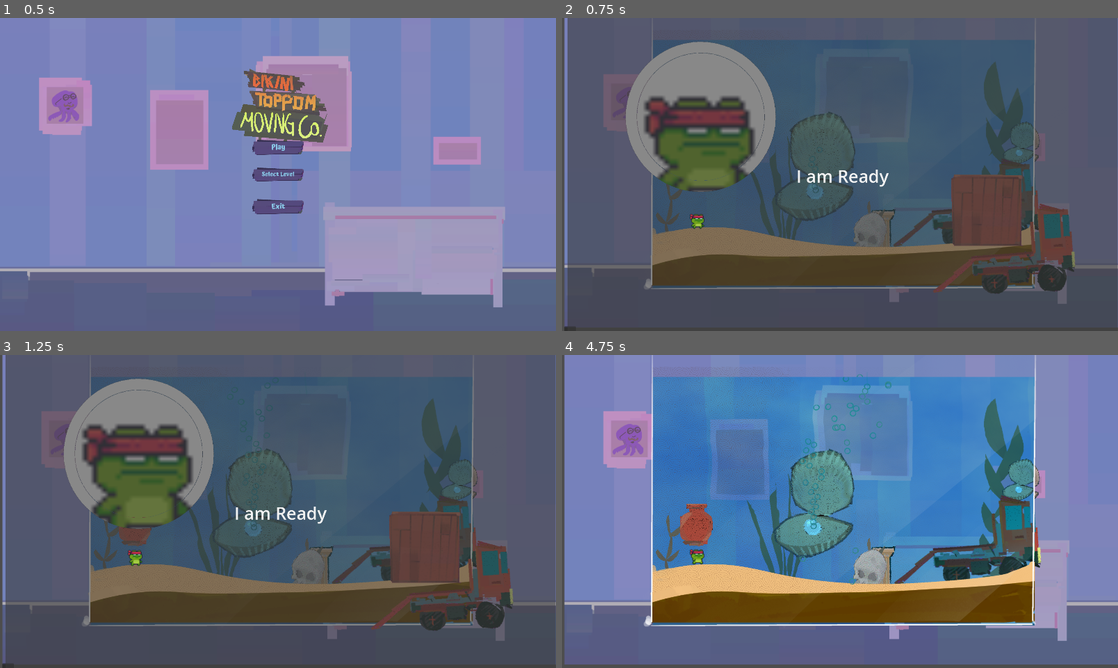
Above: before the commit, frames 1-4 (two rows, left to right).
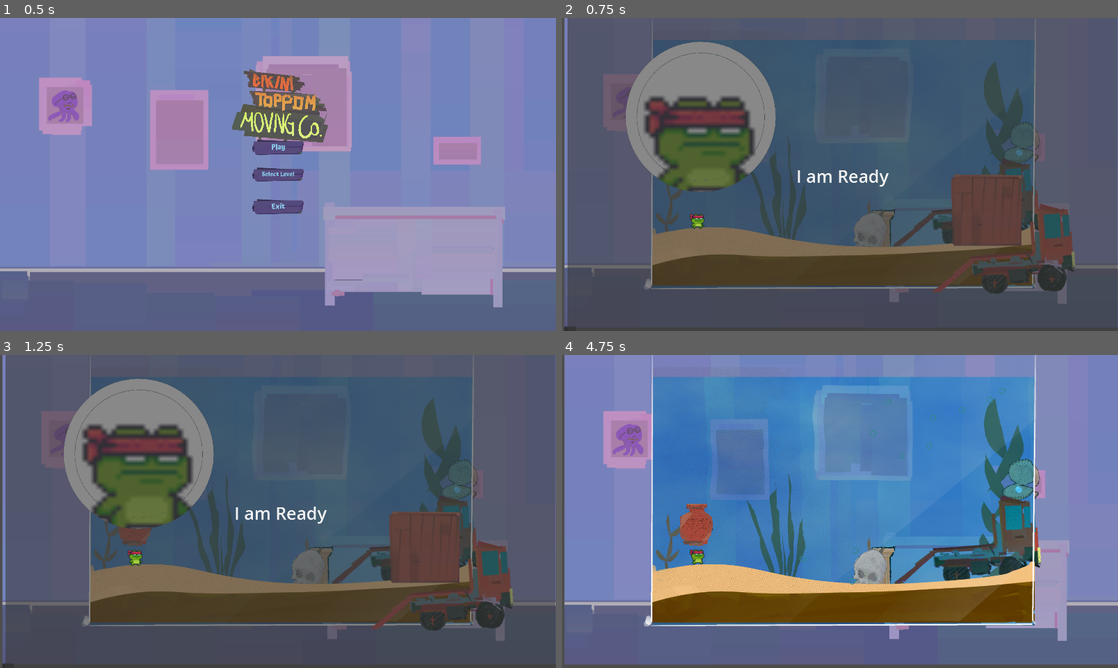
Above: after the commit, the same moments.

Repository: pR1smPrime/BikiniTop25
Game: Godot game, scene res://bikini_toppem_moving_service.tscn
Two runs of this game, one before a commit and one after it. Both use one fixed random seed, a clock stepped at 60 frames per second and the inputs below. The engine's default icon, where the game draws it, is replaced by a stand-in: a white triangle on a blue panel in a dark square.
Inputs (mouse positions are in pixels of both pictures, inside the frame that each line leads up to):
- Up to frame 1 (0.5 s): no input
- Up to frame 2 (0.75 s): click "Play" at 0.5 s
- Up to frame 3 (1.25 s): no input
- Up to frame 4 (4.75 s): click "I am Ready" at 1.25 s; move the mouse to (962, 495) at 2.02 s; press the mouse at (962, 495) at 2.03 s; hold D (right) 2.03-3.53 s; tap W (jump) at 2.27, 3.02, 4.52 s; move the mouse to (728, 527) at 2.77 s; release the mouse at (728, 527) at 2.78 s; click (728, 527) at 2.85 s; move the mouse to (895, 442) at 3.52 s; press the mouse at (895, 442) at 3.53 s; hold A (left) 3.53-4.28 s; move the mouse to (812, 574) at 4.27 s; release the mouse at (812, 574) at 4.28 s; hold D (right) from 4.28 s (still down); click (812, 574) at 4.35 s

Frame 1 is identical in both runs. In frame 2, 0.8% of the frame differs, in the area x 39-53%, y 30-65%; in frame 3, 0.8%; in frame 4, 3.6%, in the area x 38-80%, y 6-65%.

Commit message:
removed oyster from lvl1

Diff:
--- a/scenes/levels/level1.tscn
+++ b/scenes/levels/level1.tscn
@@ -12,11 +12,8 @@
 [ext_resource type="PackedScene" uid="uid://d2xyedecm45dw" path="res://scenes/pausemenue/pause_menu.tscn" id="12_e5w1w"]
 [ext_resource type="PackedScene" path="res://assets/objects/moveables/moveable_vase.tscn" id="12_qo4ie"]
 [ext_resource type="PackedScene" uid="uid://dtoh8s6t2s5xi" path="res://assets/objects/statics/static_oyster.tscn" id="13_sjx7y"]
-[ext_resource type="PackedScene" uid="uid://4h0ltwgm81fw" path="res://assets/objects/interactive/interactive_oyster.tscn" id="13_x4887"]
 
 [node name="Level1" type="Node2D"]
-
-[node name="InteractiveOyster" parent="." instance=ExtResource("13_x4887")]
 
 [node name="groundBase" parent="." instance=ExtResource("1_vw74y")]
 
Not shown: 1 places in scenes/levels/level1.tscn that only renumber resources
Not shown: 1 places in scenes/mainmenue/main_menu.tres that only renumber resources
Not shown: 1 places in scenes/mainmenue/main_menu.tscn that only renumber resources
